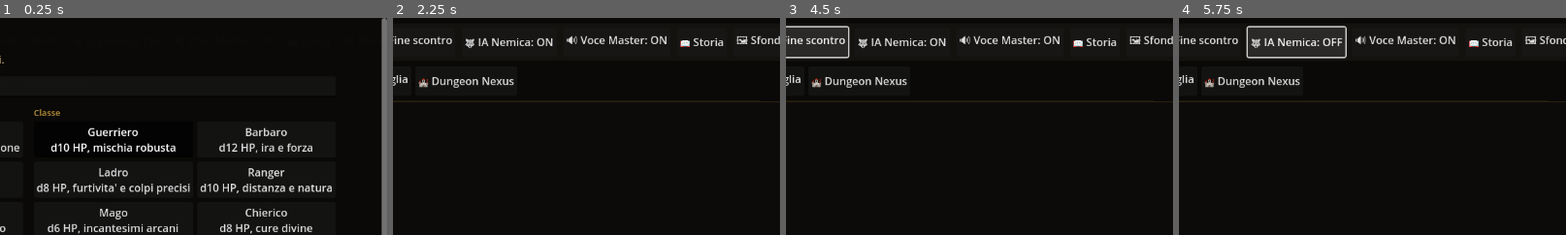
Above: before the commit, frames 1-4 (left to right).
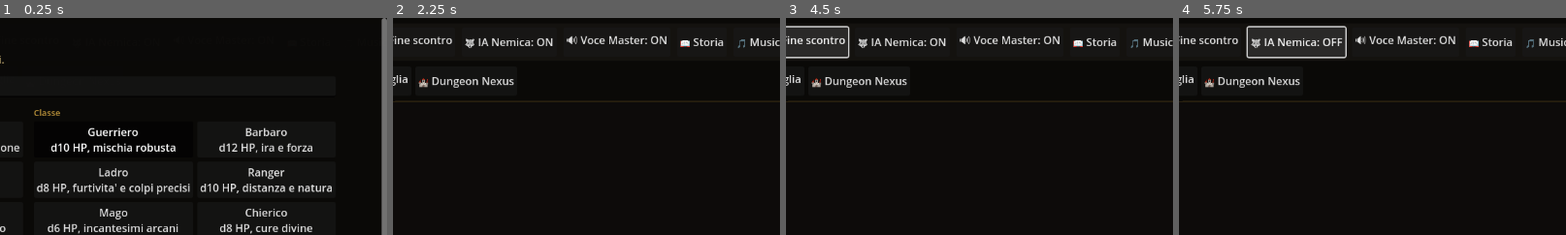
Above: after the commit, the same moments.

Repository: fanaragabriele2-coder/vtt-ventimiglia
Game: Godot game, scene res://main.tscn
Same seed, same stepped clock (60 frames per second), same inputs: the game is played once before the commit and once after it.
Inputs (mouse positions are % of the whole screen's width and height, from its top left):
- Up to frame 1 (0.25 s): no input
- Up to frame 2 (2.25 s): click "🔊 Voce Master: ON" at 0.5 s; click (99, 6) at 1.25 s, where only the run after the commit has a clickable "🎵 Musica: ON"; click "🎲 INIZIA L'AVVENTURA" at 2 s
- Up to frame 3 (4.5 s): click "⚔ Evoca 2 Goblin" at 2.75 s; click "💀 Evoca Orco" at 3.5 s; click "🏳 Fine scontro" at 4.25 s
- Up to frame 4 (5.75 s): click "🐺 IA Nemica: ON" at 5 s
The pictures show only the part of the screen within x 50-100%, y 0-50%; the shares and areas given below are measured in that part.

The runs differ from the first frame. In frame 2, 0.3% of the frame differs, in the area x 88-100%, y 8-14%; in frame 3, 0.3%; in frame 4, 0.3%.

Commit message:
Godot: atmosfera procedurale + ducking sotto la voce del Master (Task 4 completo)
Il tavolo ora ha un suono, e NESSUN file audio nel repository: le quattro
atmosfere sono sintetizzate all'avvio in GDScript (PCM 16-bit) e girano in
loop senza cuciture — il client resta autosufficiente, zero asset e zero
download.

- AmbienceManager (nuovo autoload): 4 scene scelte dagli EVENTI di gioco,
  mai a mano — COMBAT (state machine) -> tamburi di battaglia (colpo grave
  con pitch a scendere, battuta di 4/4 a 100 BPM esatti nel loop); dungeon
  generato -> drone cupo (tre sinusoidi gravi con battimenti, frequenze
  arrotondate a multipli interi di 1/durata: il loop si chiude in fase);
  POI costiero (lista verificata sulle coordinate reali: la latitudine non
  basta, Balzi Rossi e Capo Mortola sono sul mare ma a nord del centro) ->
  onde (rumore marrone con LFO a cicli interi); altrimenti -> vento dei
  vicoli (rumore marrone ricucito con crossfade coda-su-testa).
  Passaggi sempre in crossfade, mai tagli secchi.
- DUCKING: bus audio "Ambience" dedicato; quando la voce del Master inizia
  a parlare l'atmosfera scende di 14 dB in 0.35s e risale a fine battuta.
  I bordi delle battute sono VERI: MasterVoice ora registra i callback di
  utterance del motore TTS (started/ended/canceled) ed emette
  voce_iniziata/voce_terminata; ferma() chiude il conteggio anche sui
  backend che non consegnano i CANCELED.
- DSP verificato a tavolino con mirror Python: zero clipping su tutte le
  basi, salto al bordo del loop comparabile al salto medio tra campioni
  adiacenti (cucitura sotto soglia), energia non nulla, encode s16 in range.
- Toggle "🎵 Musica" in toolbar (crossfade verso il silenzio, non stop secco).

Co-Authored-By: Claude Fable 5 <noreply@anthropic.com>
Claude-Session: https://claude.ai/code/session_01EitiiDafKKu7YfdrUthcuc

Diff:
--- a/godot/project.godot
+++ b/godot/project.godot
@@ -39,6 +39,7 @@
 ChatCombatBridge="*res://scripts/combat/chat_combat_bridge.gd"
 ChatTravelBridge="*res://scripts/network/chat_travel_bridge.gd"
 MasterVoice="*res://scripts/network/master_voice.gd"
+AmbienceManager="*res://scripts/autoload/ambience_manager.gd"
 DiceServer="*res://scripts/network/dice_server.gd"
 SaveManager="*res://scripts/autoload/save_manager.gd"
 
--- /dev/null
+++ b/godot/scripts/autoload/ambience_manager.gd
@@ -0,0 +1,289 @@
+extends Node
+## AmbienceManager (Autoload) — atmosfera PROCEDURALE del tavolo (il resto del Task 4 del
+## monolite: "ambience + ducking").
+##
+## Niente file audio nel repository: le basi sono SINTETIZZATE all'avvio — PCM 16-bit generato
+## in GDScript e chiuso in loop SENZA cuciture (frequenze dei droni multiple intere di 1/durata,
+## rumore ricucito con un crossfade coda-su-testa). Il client resta autosufficiente:
+## zero asset, zero download, zero diritti da pagare.
+##
+## Quattro scene, scelte dagli eventi di gioco (mai a mano durante la sessione):
+## - "battaglia" (tamburi bassi): quando la State Machine entra in COMBAT;
+## - "dungeon"  (drone cupo):    dopo EventBus.dungeon_generated, finche' non si riemerge;
+## - "mare"     (onde):          POI di categoria natura/trasporti sull'overworld;
+## - "citta"    (vento basso):   tutto il resto di Ventimiglia.
+## Il passaggio e' un CROSSFADE (mai tagli secchi), e quando la voce del Master parla l'atmosfera
+## si ABBASSA da sola (ducking sul bus "Ambience") per poi risalire a fine battuta.
+
+const MIX_RATE: int = 22050
+const NOME_BUS: String = "Ambience"
+const VOLUME_BASE_DB: float = -12.0
+const VOLUME_SPENTO_DB: float = -60.0
+const DUCK_DB: float = -14.0
+const DURATA_CROSSFADE: float = 1.8
+const DURATA_DUCK: float = 0.35
+
+## I POI di Ventimiglia con il mare addosso (la latitudine NON basta: Balzi Rossi e Capo Mortola
+## sono costieri ma piu' a nord del centro — verificato sulle coordinate reali del catalogo).
+const POI_COSTIERI: Array[String] = [
+	"Porto Turistico", "Lungomare", "Foce del Roya", "Balzi Rossi", "Capo Mortola",
+	"Giardini Hanbury",
+]
+
+var _players: Dictionary = {}   # nome scena -> AudioStreamPlayer
+var _scena: String = ""
+var _attiva: bool = true
+var _in_dungeon: bool = false
+var _tween_duck: Tween
+var _bus_index: int = -1
+
+
+func _ready() -> void:
+	_crea_bus()
+	_costruisci_scene()
+	VttCoreManager.stato_cambiato.connect(_on_stato_cambiato)
+	GameState.party_location_changed.connect(_on_party_location_changed)
+	EventBus.dungeon_generated.connect(_on_dungeon_generated)
+	MasterVoice.voce_iniziata.connect(_on_voce_iniziata)
+	MasterVoice.voce_terminata.connect(_on_voce_terminata)
+	_aggiorna_scena()
+
+
+func is_attiva() -> bool:
+	return _attiva
+
+
+func imposta_attiva(attiva: bool) -> void:
+	if attiva == _attiva:
+		return
+	_attiva = attiva
+	if attiva:
+		_aggiorna_scena(true)
+	else:
+		for player: AudioStreamPlayer in _players.values():
+			_sfuma(player, VOLUME_SPENTO_DB)
+		_scena = ""
+
+
+## Forzatura manuale (per il futuro cassetto Strumenti del Master): "" = torna alla scelta
+## automatica guidata dagli eventi.
+func imposta_scena(nome: String) -> void:
+	if nome.is_empty():
+		_aggiorna_scena(true)
+	elif _players.has(nome):
+		_attiva_scena(nome)
+
+
+# --- Scelta della scena (eventi > POI, mai polling) ---
+
+func _scena_desiderata() -> String:
+	if CombatManager.is_active():
+		return "battaglia"
+	if _in_dungeon:
+		return "dungeon"
+	var luogo: Variant = GameState.get_party_location()
+	if luogo is Dictionary and POI_COSTIERI.has(String((luogo as Dictionary).get("name", ""))):
+		return "mare"
+	return "citta"
+
+
+func _aggiorna_scena(forza: bool = false) -> void:
+	if not _attiva:
+		return
+	var nome: String = _scena_desiderata()
+	if nome != _scena or forza:
+		_attiva_scena(nome)
+
+
+func _attiva_scena(nome: String) -> void:
+	_scena = nome
+	for chiave: String in _players.keys():
+		var player: AudioStreamPlayer = _players[chiave]
+		if chiave == nome:
+			if not player.playing:
+				player.volume_db = VOLUME_SPENTO_DB
+				player.play()
+			_sfuma(player, VOLUME_BASE_DB)
+		else:
+			_sfuma(player, VOLUME_SPENTO_DB)
+
+
+func _sfuma(player: AudioStreamPlayer, a_db: float) -> void:
+	var tween: Tween = create_tween()
+	tween.tween_property(player, "volume_db", a_db, DURATA_CROSSFADE)
+
+
+func _on_stato_cambiato(_da: int, _a: int) -> void:
+	_aggiorna_scena()
+
+
+func _on_party_location_changed(_location: Dictionary) -> void:
+	_in_dungeon = false  # viaggiare sull'overworld = si e' riemersi dal sottosuolo
+	_aggiorna_scena()
+
+
+func _on_dungeon_generated(_tema: String, _dati: Dictionary) -> void:
+	_in_dungeon = true
+	_aggiorna_scena()
+
+
+# --- Ducking: la voce del Master ha SEMPRE la precedenza sull'atmosfera ---
+
+func _on_voce_iniziata() -> void:
+	_duck_verso(DUCK_DB)
+
+
+func _on_voce_terminata() -> void:
+	_duck_verso(0.0)
+
+
+func _duck_verso(db: float) -> void:
+	if _bus_index < 0:
+		return
+	if _tween_duck != null and _tween_duck.is_valid():
+		_tween_duck.kill()
+	_tween_duck = create_tween()
+	_tween_duck.tween_method(_imposta_volume_bus, AudioServer.get_bus_volume_db(_bus_index),
+		db, DURATA_DUCK)
+
+
+func _imposta_volume_bus(db: float) -> void:
+	AudioServer.set_bus_volume_db(_bus_index, db)
+
+
+func _crea_bus() -> void:
+	# Bus dedicato: il ducking abbassa TUTTA l'atmosfera con una sola manopola, senza toccare i
+	# volumi relativi delle scene (che restano ai crossfade).
+	_bus_index = AudioServer.get_bus_index(NOME_BUS)
+	if _bus_index == -1:
+		_bus_index = AudioServer.bus_count
+		AudioServer.add_bus(_bus_index)
+		AudioServer.set_bus_name(_bus_index, NOME_BUS)
+		AudioServer.set_bus_send(_bus_index, "Master")
+
+
+# --- Sintesi delle basi (PCM 16-bit, loop senza cuciture) ---
+
+func _costruisci_scene() -> void:
+	_aggiungi_scena("citta", _sintetizza_vento(5.0))
+	_aggiungi_scena("mare", _sintetizza_onde(8.0))
+	_aggiungi_scena("dungeon", _sintetizza_drone(6.0))
+	_aggiungi_scena("battaglia", _sintetizza_tamburi(2.4))
+
+
+func _aggiungi_scena(nome: String, campioni: PackedFloat32Array) -> void:
+	var player := AudioStreamPlayer.new()
+	player.stream = _wav_loop(campioni)
+	player.bus = NOME_BUS
+	player.volume_db = VOLUME_SPENTO_DB
+	add_child(player)
+	_players[nome] = player
+
+
+## Impacchetta i campioni [-1..1] in un AudioStreamWAV mono 16-bit in loop.
+func _wav_loop(campioni: PackedFloat32Array) -> AudioStreamWAV:
+	var dati := PackedByteArray()
+	dati.resize(campioni.size() * 2)
+	for i: int in range(campioni.size()):
+		dati.encode_s16(i * 2, int(clampf(campioni[i], -1.0, 1.0) * 32000.0))
+	var wav := AudioStreamWAV.new()
+	wav.format = AudioStreamWAV.FORMAT_16_BITS
+	wav.mix_rate = MIX_RATE
+	wav.stereo = false
+	wav.data = dati
+	wav.loop_mode = AudioStreamWAV.LOOP_FORWARD
+	wav.loop_begin = 0
+	wav.loop_end = campioni.size()
+	return wav
+
+
+## Vento basso dei vicoli: rumore "marrone" (bianco integrato = tutto sulle basse) ricucito in
+## loop con un crossfade coda-su-testa.
+func _sintetizza_vento(durata: float) -> PackedFloat32Array:
+	var n: int = int(durata * MIX_RATE)
+	var rng := RandomNumberGenerator.new()
+	rng.seed = 20250709
+	var out := PackedFloat32Array()
+	out.resize(n)
+	var b: float = 0.0
+	for i: int in range(n):
+		b = (b + (rng.randf() * 2.0 - 1.0) * 0.03) * 0.997
+		out[i] = clampf(b * 3.5, -1.0, 1.0) * 0.30
+	return _ricuci(out, int(0.25 * MIX_RATE))
+
+
+## Onde sul lungomare: lo stesso rumore, ma con un LFO d'ampiezza a CICLI INTERI nella durata
+## (il respiro delle onde riparte esattamente da dove il loop finisce).
+func _sintetizza_onde(durata: float) -> PackedFloat32Array:
+	var out: PackedFloat32Array = _sintetizza_vento(durata)
+	var cicli: float = 2.0  # due onde per loop: periodo ~4s, da spiaggia vera
+	for i: int in range(out.size()):
+		var t: float = float(i) / float(out.size())
+		out[i] *= 0.35 + 0.65 * (0.5 + 0.5 * sin(TAU * cicli * t - PI / 2.0))
+	return out
+
+
+## Drone cupo della cripta: tre sinusoidi gravi con battimenti lenti. Ogni frequenza e' arrotondata
+## al multiplo intero di 1/durata: il loop si chiude in fase, zero click.
+func _sintetizza_drone(durata: float) -> PackedFloat32Array:
+	var n: int = int(durata * MIX_RATE)
+	var out := PackedFloat32Array()
+	out.resize(n)
+	var frequenze: Array[float] = [
+		_armonizza(55.0, durata), _armonizza(55.7, durata), _armonizza(82.5, durata),
+	]
+	var lfo: float = _armonizza(0.35, durata)
+	for i: int in range(n):
+		var t: float = float(i) / float(MIX_RATE)
+		var v: float = 0.0
+		for f: float in frequenze:
+			v += sin(TAU * f * t)
+		var respiro: float = 0.7 + 0.3 * sin(TAU * lfo * t)
+		out[i] = v / 3.0 * 0.22 * respiro
+	return out
+
+
+## Tamburi di battaglia: colpo grave con pitch a scendere (90->45 Hz) su una battuta di 4 quarti
+## a 100 BPM (2.4s esatti), piu' un colpo "fantasma" in levare. La durata E' la battuta: loop pari.
+func _sintetizza_tamburi(durata: float) -> PackedFloat32Array:
+	var n: int = int(durata * MIX_RATE)
+	var out := PackedFloat32Array()
+	out.resize(n)
+	var colpi: Array[Array] = [  # [inizio in s, ampiezza]
+		[0.0, 1.0], [0.6, 0.7], [1.2, 1.0], [1.8, 0.7], [2.1, 0.45],
+	]
+	for colpo: Array in colpi:
+		var inizio: int = int(float(colpo[0]) * MIX_RATE)
+		var ampiezza: float = float(colpo[1])
+		var durata_colpo: int = int(0.30 * MIX_RATE)
+		for j: int in range(durata_colpo):
+			var idx: int = inizio + j
+			if idx >= n:
+				break
+			var t: float = float(j) / float(MIX_RATE)
+			var freq: float = 45.0 + 45.0 * exp(-t * 18.0)  # il pitch cade: il "punch" del colpo
+			var inviluppo: float = exp(-t * 11.0)
+			out[idx] += sin(TAU * freq * t) * inviluppo * ampiezza * 0.5
+	for i: int in range(n):
+		out[i] = clampf(out[i], -1.0, 1.0)
+	return out
+
+
+## Arrotonda una frequenza al multiplo intero di 1/durata (chiusura del loop in fase).
+func _armonizza(freq: float, durata: float) -> float:
+	return roundf(freq * durata) / durata
+
+
+## Rende un loop di rumore senza cuciture: gli ultimi `coda` campioni sfumano DENTRO i primi
+## (equal-power), poi la coda viene tagliata — la fine del loop combacia con l'inizio.
+func _ricuci(campioni: PackedFloat32Array, coda: int) -> PackedFloat32Array:
+	var n: int = campioni.size()
+	var utile: int = n - coda
+	var out := PackedFloat32Array()
+	out.resize(utile)
+	for i: int in range(utile):
+		out[i] = campioni[i]
+	for i: int in range(coda):
+		var peso: float = float(i) / float(coda)
+		out[i] = campioni[utile + i] * (1.0 - peso) + campioni[i] * peso
+	return out
--- a/godot/scripts/network/master_voice.gd
+++ b/godot/scripts/network/master_voice.gd
@@ -15,6 +15,10 @@
 ## setting "audio/general/text_to_speech=true" (gia' impostato in project.godot).
 
 signal stato_cambiato(attiva: bool)
+## La voce ha iniziato/finito di parlare (bordi VERI dal motore TTS del sistema): li usa
+## AmbienceManager per abbassare l'atmosfera mentre il Master parla (ducking) e poi rialzarla.
+signal voce_iniziata
+signal voce_terminata
 
 ## Oltre questa lunghezza la battuta viene troncata a fine frase: una risposta fiume del Master non
 ## deve inchiodare la voce per minuti (e il testo resta comunque leggibile in chat).
@@ -24,12 +28,21 @@
 var _disponibile: bool = false
 var _voce_id: String = ""
 var _avvisato_indisponibile: bool = false
+var _prossimo_utterance_id: int = 0
+var _battute_in_corso: int = 0
 
 
 func _ready() -> void:
 	_disponibile = DisplayServer.has_feature(DisplayServer.FEATURE_TEXT_TO_SPEECH)
 	if _disponibile:
 		_scegli_voce()
+		# Bordi delle battute dal motore TTS vero: servono al ducking dell'atmosfera.
+		DisplayServer.tts_set_utterance_callback(
+			DisplayServer.TTS_UTTERANCE_STARTED, _on_utterance_iniziata)
+		DisplayServer.tts_set_utterance_callback(
+			DisplayServer.TTS_UTTERANCE_ENDED, _on_utterance_finita)
+		DisplayServer.tts_set_utterance_callback(
+			DisplayServer.TTS_UTTERANCE_CANCELED, _on_utterance_finita)
 	AIBridge.master_complete.connect(_on_master_complete)
 	AIBridge.speak_requested.connect(_on_speak_requested)
 
@@ -71,6 +84,11 @@
 func ferma() -> void:
 	if _disponibile:
 		DisplayServer.tts_stop()
+	# tts_stop dovrebbe far scattare i CANCELED, ma non tutti i backend lo fanno: si chiude il
+	# conteggio a mano, cosi' il ducking dell'atmosfera non resta mai incastrato a meta'.
+	if _battute_in_corso > 0:
+		_battute_in_corso = 0
+		voce_terminata.emit()
 
 
 ## Accoda una battuta da leggere (interrupt=false: si mette in fila, non taglia quella in corso).
@@ -81,7 +99,7 @@
 	var pulito: String = _ripulisci(testo)
 	if pulito.is_empty():
 		return
-	DisplayServer.tts_speak(pulito, _voce_id, 60, 1.0, 1.0, 0, false)
+	DisplayServer.tts_speak(pulito, _voce_id, 60, 1.0, 1.0, _nuovo_utterance_id(), false)
 
 
 func _on_master_complete(narration: String, _commands: Array) -> void:
@@ -97,7 +115,24 @@
 	var pulito: String = _ripulisci(text)
 	if pulito.is_empty():
 		return
-	DisplayServer.tts_speak(pulito, _voce_id, 65, 1.05, 1.0, 0, true)
+	DisplayServer.tts_speak(pulito, _voce_id, 65, 1.05, 1.0, _nuovo_utterance_id(), true)
+
+
+func _nuovo_utterance_id() -> int:
+	_prossimo_utterance_id += 1
+	return _prossimo_utterance_id
+
+
+func _on_utterance_iniziata(_id: int) -> void:
+	_battute_in_corso += 1
+	if _battute_in_corso == 1:
+		voce_iniziata.emit()
+
+
+func _on_utterance_finita(_id: int) -> void:
+	_battute_in_corso = maxi(0, _battute_in_corso - 1)
+	if _battute_in_corso == 0:
+		voce_terminata.emit()
 
 
 func _avvisa_indisponibile() -> void:
--- a/godot/scripts/ui/vtt_main.gd
+++ b/godot/scripts/ui/vtt_main.gd
@@ -15,6 +15,7 @@
 var _voce_btn: Button
 var _dadi_telefono_btn: Button
 var _storia_btn: Button
+var _musica_btn: Button
 var _chat_panel: MasterChatPanel
 var _nlp_panel: NlpUiController
 var _background_dialog: FileDialog
@@ -168,6 +169,8 @@
 	row.add_child(_voce_btn)
 	_storia_btn = _toolbar_button("📖 Storia", _toggle_storia)
 	row.add_child(_storia_btn)
+	_musica_btn = _toolbar_button("🎵 Musica: ON", _toggle_musica)
+	row.add_child(_musica_btn)
 	row.add_child(_toolbar_button("🖼 Sfondo mappa", _choose_map_background))
 	_dadi_telefono_btn = _toolbar_button("📱 Dadi: OFF", _toggle_dice_server)
 	row.add_child(_dadi_telefono_btn)
@@ -232,10 +235,17 @@
 	_storia_btn.text = "💬 Chat" if storia_attiva else "📖 Storia"
 
 
+## Accende/spegne l'atmosfera procedurale (vento/onde/drone/tamburi, scelta dagli eventi).
+func _toggle_musica() -> void:
+	AmbienceManager.imposta_attiva(not AmbienceManager.is_attiva())
+	_musica_btn.text = "🎵 Musica: ON" if AmbienceManager.is_attiva() else "🔇 Musica: OFF"
+
+
 ## Accende/spegne la lettura ad alta voce della narrazione del Master (TTS del sistema operativo).
 func _toggle_voce_master() -> void:
 	if not MasterVoice.e_disponibile():
-		GameState.announce("🔇 Voce Master non disponibile su questo sistema (manca il sintetizzatore vocale).")
+		GameState.announce(
+			"🔇 Voce Master non disponibile su questo sistema (manca il sintetizzatore vocale).")
 		return
 	MasterVoice.imposta_attiva(not MasterVoice.is_attiva())
 	_voce_btn.text = "🔊 Voce Master: ON" if MasterVoice.is_attiva() else "🔇 Voce Master: OFF"
Not shown, changed: godot/README.md
